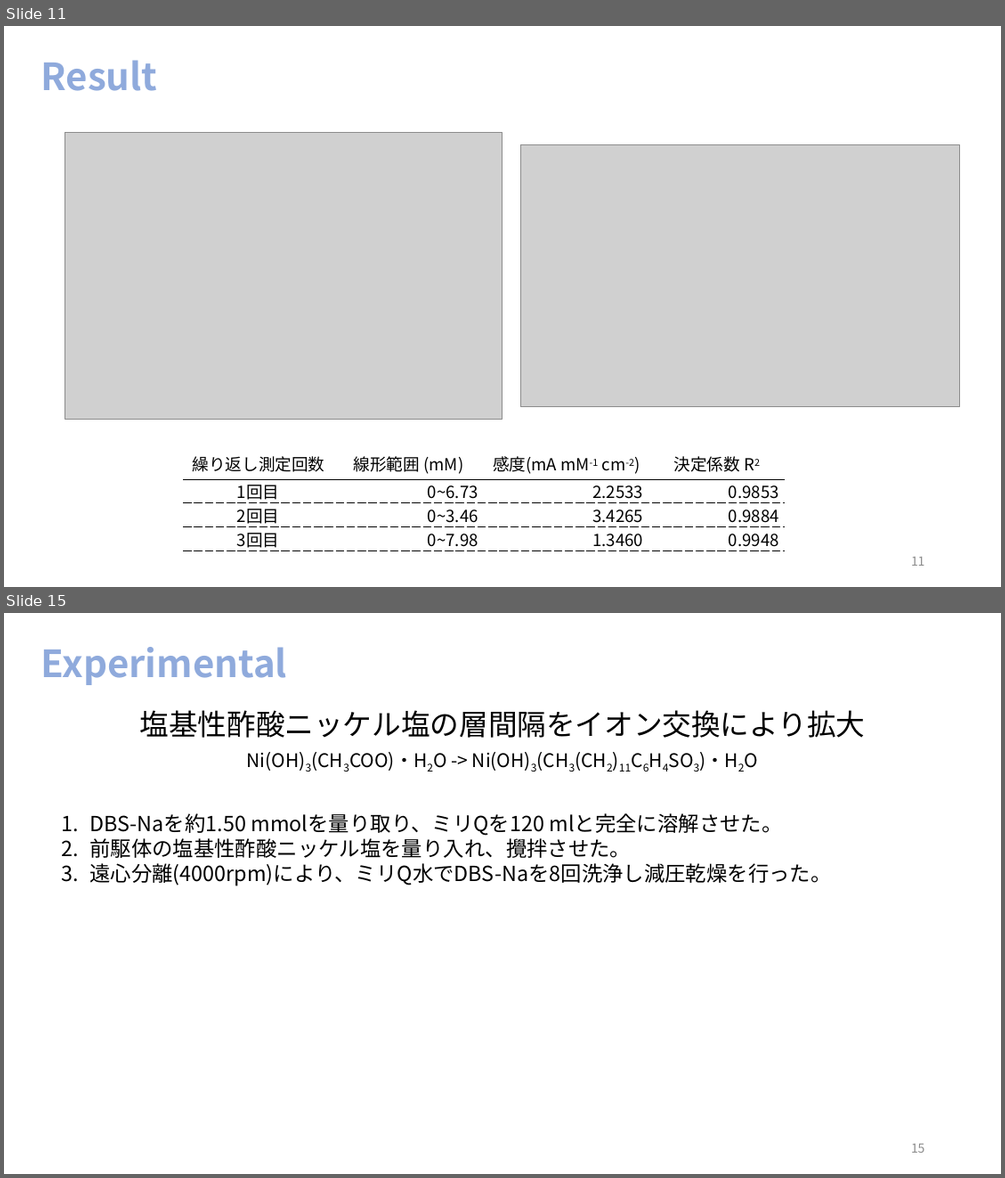
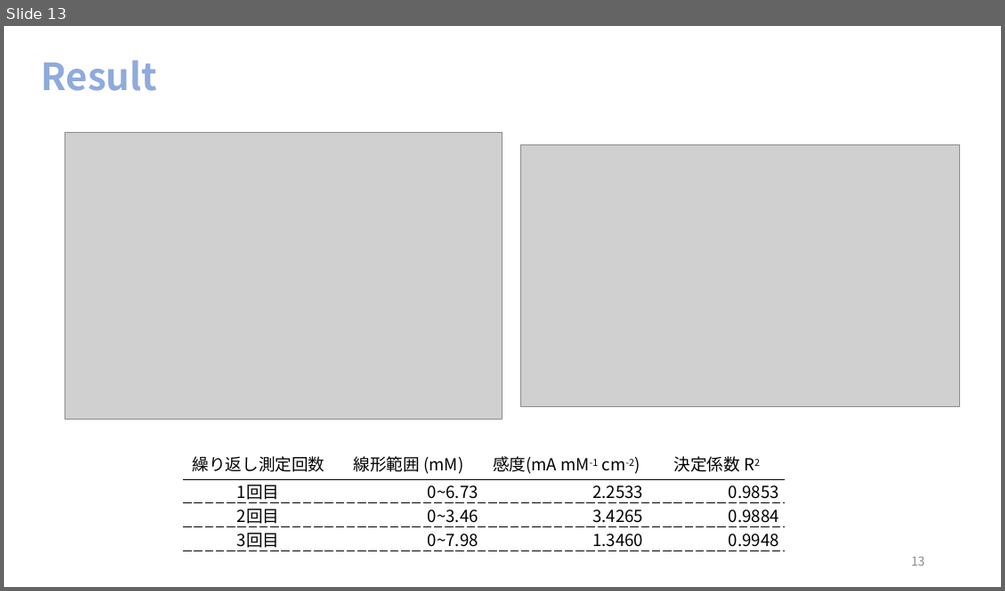
Before and after one commit to akidon0000/graduation-thesis, a slide deck: 発表スライド/卒論スライド 松山晃大.pptx. Shown one above the other, each under a label of ours: slides 11 and 15 before the commit, slide 13 after it; the slides between them are not shown. The pictures are 1005x1178 and 1005x591 pixels, drawn with LibreOffice and Linux fonts; fonts in the diff are those of the drawing; grey boxes stand for pictures. Boxes give left, top, right and bottom in pixels: in the first picture for what was removed or moved away, otherwise in the second. Text is boxed around its words. In the diff, an @@ line names an element or a change of style, - is before the commit and + after.

```diff
--- a/発表スライド/卒論スライド 松山晃大.pptx
+++ b/発表スライド/卒論スライド 松山晃大.pptx
@@ slide 15 removed at box(4, 613, 1001, 1174), background #FFFFFF @@
@@ title removed at box(41, 647, 288, 685) @@
-Experimental
@@ text removed at box(89, 710, 866, 886) @@
-塩基性酢酸ニッケル塩の層間隔をイオン交換により拡大
-1. DBS-Naを約1.50 mmolを量り取り、ミリQを120 mlと完全に溶解させた。
-2. 前駆体の塩基性酢酸ニッケル塩を量り入れ、攪拌させた。
-3. 遠心分離(4000rpm)により、ミリQ水でDBS-Naを8回洗浄し減圧乾燥を行った。
@@ text removed at box(247, 752, 737, 771) @@
-Ni(OH)3(CH3COO)・H2O -> Ni(OH)3(CH3(CH2)11C6H4SO3)・H2O
@@ page number removed at box(911, 1143, 925, 1152) @@
-15
@@ what was slide 11 is now slide 13 @@
@@ page number at box(911, 556, 925, 565): text changed @@
-11
+13
```
Also in this commit, not shown: 6 slides changed, 7 slides added, 7 other slides removed, 13 other files.
